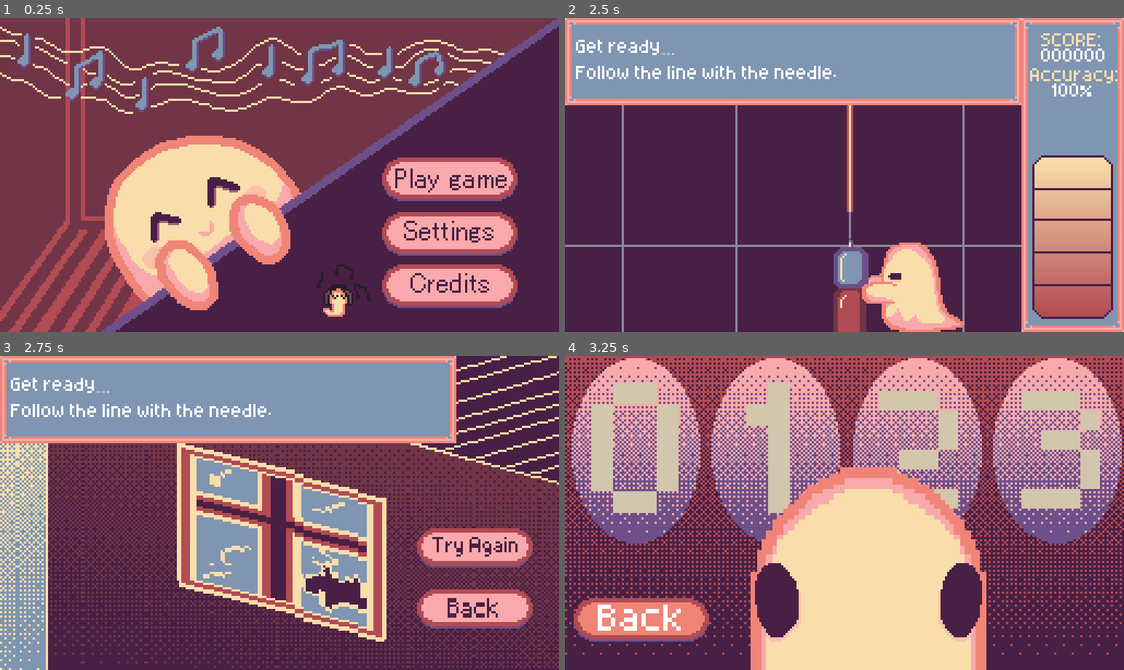
Above: before the commit, frames 1-4 (two rows, left to right).
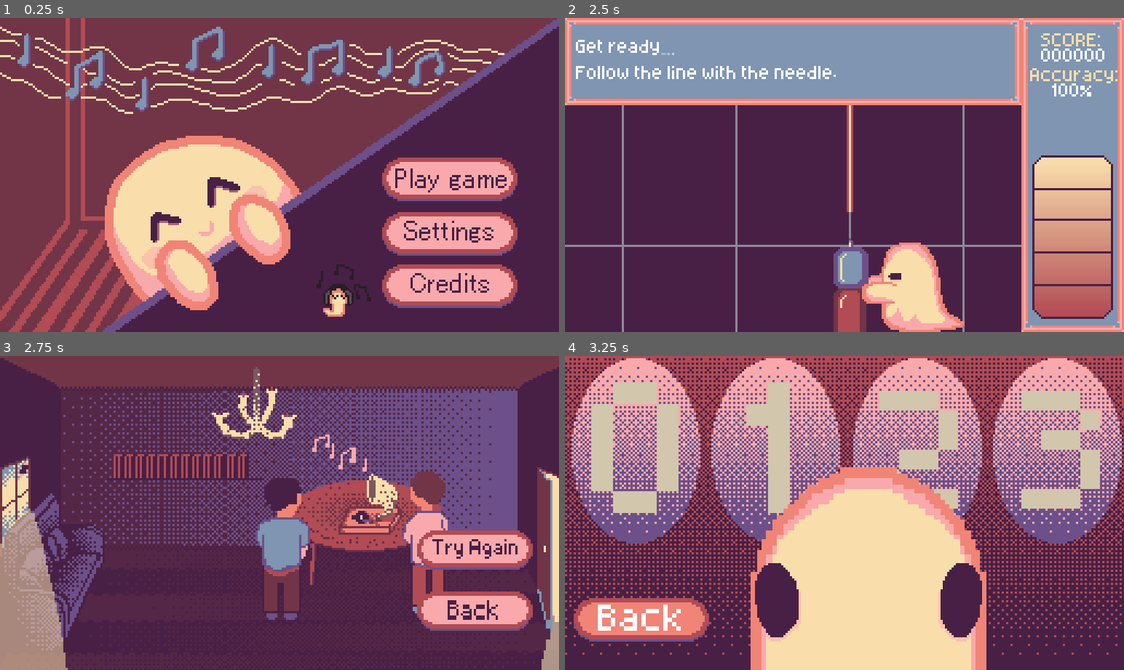
Above: after the commit, the same moments.

Repository: Arturilumae/Shapes
Game: Godot game, scene res://Scenes/MainMenu.tscn
Two runs of this game, one before a commit and one after it. Both use one fixed random seed, a clock stepped at 60 frames per second and the inputs below. Sound files missing from this copy of the repository are replaced by a short silence.
Inputs (mouse positions are in pixels of both pictures, inside the frame that each line leads up to):
- Up to frame 1 (0.25 s): no input
- Up to frame 2 (2.5 s): click (1012, 178) at 0.5 s; tap Enter (ui_accept) at 1.25, 1.52 s; hold E (hop_right) 1.28-2 s; click (637, 112) at 2 s
- Up to frame 3 (2.75 s): no input
- Up to frame 4 (3.25 s): click "Back" at 2.75 s

Frames 1-2 are identical in both runs. In frame 3, 74% of the frame differs, in the area x 0-100%, y 0-100%; in frame 4, nothing differs.

Commit message:
Tutorial work pls

Diff:
--- a/shapes/Scenes/level_0.tscn
+++ b/shapes/Scenes/level_0.tscn
@@ -12,6 +12,7 @@
 [ext_resource type="Texture2D" uid="uid://bqnsb2uuyq4ub" path="res://Art/tutorjal_taust.png" id="9_n6y2o"]
 [ext_resource type="Texture2D" uid="uid://dp5cqhws2qbt3" path="res://Art/taust.png" id="9_ta6og"]
 [ext_resource type="Texture2D" uid="uid://vgxqbl6fwk23" path="res://Art/buttons.png" id="10_488qb"]
+[ext_resource type="Texture2D" uid="uid://bk4ed1hn21wyr" path="res://Art/endScene1-tuba-muusika.png" id="10_bb0r2"]
 [ext_resource type="Texture2D" uid="uid://81d17xi7k6kw" path="res://Art/elud.png" id="10_n5v4w"]
 [ext_resource type="FontFile" uid="uid://oxkynrojvw1d" path="res://Art/aseprite.otf" id="11_koqiv"]
 [ext_resource type="AudioStream" uid="uid://c5be46jjuhsnq" path="res://sfx/move.ogg" id="11_oihvb"]
@@ -44,49 +45,53 @@
 atlas = ExtResource("10_n5v4w")
 region = Rect2(207, 20, 40, 7)
 
-[sub_resource type="AtlasTexture" id="AtlasTexture_oovug"]
-atlas = ExtResource("7_n6y2o")
-region = Rect2(0, 0, 260, 144)
+[sub_resource type="AtlasTexture" id="AtlasTexture_c2wqx"]
+atlas = ExtResource("9_n6y2o")
+region = Rect2(0, 0, 209, 47)
+
+[sub_resource type="StyleBoxTexture" id="StyleBoxTexture_uud5k"]
+texture = SubResource("AtlasTexture_c2wqx")
 
 [sub_resource type="AtlasTexture" id="AtlasTexture_8i23i"]
 atlas = ExtResource("7_n6y2o")
-region = Rect2(260, 0, 260, 144)
+region = Rect2(0, 0, 256, 144)
 
 [sub_resource type="AtlasTexture" id="AtlasTexture_6ssoq"]
 atlas = ExtResource("7_n6y2o")
-region = Rect2(520, 0, 260, 144)
+region = Rect2(261, 0, 256, 144)
 
 [sub_resource type="AtlasTexture" id="AtlasTexture_imks0"]
 atlas = ExtResource("7_n6y2o")
-region = Rect2(780, 0, 260, 144)
+region = Rect2(522, 0, 256, 144)
 
 [sub_resource type="AtlasTexture" id="AtlasTexture_dlmop"]
 atlas = ExtResource("7_n6y2o")
-region = Rect2(1040, 0, 260, 144)
+region = Rect2(783, 0, 256, 144)
 
 [sub_resource type="AtlasTexture" id="AtlasTexture_sda17"]
 atlas = ExtResource("7_n6y2o")
-region = Rect2(1300, 0, 260, 144)
+region = Rect2(1044, 0, 256, 144)
 
 [sub_resource type="AtlasTexture" id="AtlasTexture_1fal7"]
 atlas = ExtResource("7_n6y2o")
-region = Rect2(1560, 0, 260, 144)
+region = Rect2(1305, 0, 256, 144)
 
 [sub_resource type="AtlasTexture" id="AtlasTexture_gcla0"]
 atlas = ExtResource("7_n6y2o")
-region = Rect2(1820, 0, 260, 144)
+region = Rect2(1566, 0, 256, 144)
 
 [sub_resource type="AtlasTexture" id="AtlasTexture_vr6f4"]
 atlas = ExtResource("7_n6y2o")
-region = Rect2(2080, 0, 260, 144)
-
-[sub_resource type="SpriteFrames" id="SpriteFrames_3hmlb"]
+region = Rect2(1827, 0, 256, 144)
+
+[sub_resource type="AtlasTexture" id="AtlasTexture_x5u8r"]
+atlas = ExtResource("7_n6y2o")
+region = Rect2(2088, 0, 256, 144)
+
+[sub_resource type="SpriteFrames" id="SpriteFrames_y32iv"]
 animations = [{
 "frames": [{
 "duration": 1.0,
-"texture": SubResource("AtlasTexture_oovug")
-}, {
-"duration": 1.0,
 "texture": SubResource("AtlasTexture_8i23i")
 }, {
 "duration": 1.0,
@@ -109,30 +114,69 @@
 }, {
 "duration": 1.0,
 "texture": SubResource("AtlasTexture_vr6f4")
+}, {
+"duration": 1.0,
+"texture": SubResource("AtlasTexture_x5u8r")
 }],
 "loop": 0,
 "name": &"lose",
 "speed": 8.0
 }]
 
-[sub_resource type="AtlasTexture" id="AtlasTexture_bb0r2"]
+[sub_resource type="AtlasTexture" id="AtlasTexture_u5cqy"]
+atlas = ExtResource("10_bb0r2")
+region = Rect2(0, 0, 256, 144)
+
+[sub_resource type="AtlasTexture" id="AtlasTexture_u0op5"]
+atlas = ExtResource("10_bb0r2")
+region = Rect2(257, 0, 256, 144)
+
+[sub_resource type="AtlasTexture" id="AtlasTexture_1f27d"]
+atlas = ExtResource("10_bb0r2")
+region = Rect2(514, 0, 256, 144)
+
+[sub_resource type="AtlasTexture" id="AtlasTexture_pm77i"]
+atlas = ExtResource("10_bb0r2")
+region = Rect2(771, 0, 256, 144)
+
+[sub_resource type="AtlasTexture" id="AtlasTexture_xub2v"]
+atlas = ExtResource("10_bb0r2")
+region = Rect2(1028, 0, 256, 144)
+
+[sub_resource type="SpriteFrames" id="SpriteFrames_o6ba6"]
+animations = [{
+"frames": [{
+"duration": 1.0,
+"texture": SubResource("AtlasTexture_u5cqy")
+}, {
+"duration": 1.0,
+"texture": SubResource("AtlasTexture_u0op5")
+}, {
+"duration": 1.0,
+"texture": SubResource("AtlasTexture_1f27d")
+}, {
+"duration": 1.0,
+"texture": SubResource("AtlasTexture_pm77i")
+}, {
+"duration": 1.0,
+"texture": SubResource("AtlasTexture_xub2v")
+}],
+"loop": 1,
+"name": &"win",
+"speed": 5.0
+}]
+
+[sub_resource type="AtlasTexture" id="AtlasTexture_ta6og"]
 atlas = ExtResource("10_488qb")
 region = Rect2(42, 59, 62, 20)
 
-[sub_resource type="AtlasTexture" id="AtlasTexture_y32iv"]
+[sub_resource type="AtlasTexture" id="AtlasTexture_mvupi"]
 atlas = ExtResource("10_488qb")
 region = Rect2(42, 29, 62, 19)
 
-[sub_resource type="AtlasTexture" id="AtlasTexture_o6ba6"]
+[sub_resource type="AtlasTexture" id="AtlasTexture_h4ktm"]
 atlas = ExtResource("10_488qb")
 region = Rect2(41, 92, 62, 20)
-
-[sub_resource type="AtlasTexture" id="AtlasTexture_c2wqx"]
-atlas = ExtResource("9_n6y2o")
-region = Rect2(0, 0, 209, 47)
-
-[sub_resource type="StyleBoxTexture" id="StyleBoxTexture_uud5k"]
-texture = SubResource("AtlasTexture_c2wqx")
 
 [sub_resource type="AtlasTexture" id="AtlasTexture_jtv8s"]
 atlas = ExtResource("10_n5v4w")
@@ -401,27 +445,51 @@
 text = "1"
 horizontal_alignment = 1
 
-[node name="GameOverDim" type="ColorRect" parent="UI" unique_id=1532584922]
+[node name="TutorjalBox" type="PanelContainer" parent="UI" unique_id=523261324]
+offset_right = 209.0
+offset_bottom = 40.0
+theme_override_styles/panel = SubResource("StyleBoxTexture_uud5k")
+
+[node name="MarginContainer" type="MarginContainer" parent="UI/TutorjalBox" unique_id=918633368]
+layout_mode = 2
+theme_override_constants/margin_left = 5
+
+[node name="TutorialLabel" type="Label" parent="UI/TutorjalBox/MarginContainer" unique_id=503626051]
+unique_name_in_owner = true
+layout_mode = 2
+theme_override_fonts/font = ExtResource("11_koqiv")
+theme_override_font_sizes/font_size = 7
+
+[node name="GameOverDim" type="ColorRect" parent="UI" unique_id=1704077787]
 unique_name_in_owner = true
 visible = false
-offset_left = 120.00001
-offset_top = 75.0
+offset_left = 120.0
+offset_top = 76.0
 offset_right = 160.0
-offset_bottom = 115.0
+offset_bottom = 116.0
 scale = Vector2(1.0333623, 0.99849415)
 color = Color(0, 0, 0, 0.49411765)
 
-[node name="GlassBreakSFX" type="AudioStreamPlayer" parent="UI/GameOverDim" unique_id=484143235]
+[node name="GlassBreakSFX" type="AudioStreamPlayer" parent="UI/GameOverDim" unique_id=158975209]
 unique_name_in_owner = true
 stream = ExtResource("6_uu2ix")
-
-[node name="LoseAnimation" type="AnimatedSprite2D" parent="UI/GameOverDim" unique_id=47232556]
-unique_name_in_owner = true
-position = Vector2(5.8062816, -3.0045242)
-sprite_frames = SubResource("SpriteFrames_3hmlb")
+volume_db = -5.0
+
+[node name="LoseAnimation" type="AnimatedSprite2D" parent="UI/GameOverDim" unique_id=1261565187]
+unique_name_in_owner = true
+position = Vector2(11.612577, -4.0060325)
+sprite_frames = SubResource("SpriteFrames_y32iv")
 animation = &"lose"
 
-[node name="MenuButton" type="TextureButton" parent="UI/GameOverDim" unique_id=70455784]
+[node name="WinAnimation" type="AnimatedSprite2D" parent="UI/GameOverDim" unique_id=2029105689]
+unique_name_in_owner = true
+visible = false
+position = Vector2(11.612578, -4.0060325)
+scale = Vector2(0.99999994, 1)
+sprite_frames = SubResource("SpriteFrames_o6ba6")
+animation = &"win"
+
+[node name="MenuButton" type="TextureButton" parent="UI/GameOverDim" unique_id=1590327457]
 texture_filter = 1
 layout_mode = 0
 offset_left = 68.70774
@@ -429,11 +497,11 @@
 offset_right = 130.70773
 offset_bottom = 52.048256
 scale = Vector2(0.8239142, 0.92047614)
-texture_normal = SubResource("AtlasTexture_bb0r2")
-texture_pressed = SubResource("AtlasTexture_y32iv")
-texture_hover = SubResource("AtlasTexture_o6ba6")
-
-[node name="Label" type="Label" parent="UI/GameOverDim/MenuButton" unique_id=1301924230]
+texture_normal = SubResource("AtlasTexture_ta6og")
+texture_pressed = SubResource("AtlasTexture_mvupi")
+texture_hover = SubResource("AtlasTexture_h4ktm")
+
+[node name="Label" type="Label" parent="UI/GameOverDim/MenuButton" unique_id=736277200]
 texture_filter = 1
 layout_mode = 0
 offset_left = 16.720798
@@ -446,7 +514,7 @@
 theme_override_font_sizes/font_size = 7
 text = "Back"
 
-[node name="RestartButton" type="TextureButton" parent="UI/GameOverDim" unique_id=790693396]
+[node name="RestartButton" type="TextureButton" parent="UI/GameOverDim" unique_id=325938147]
 texture_filter = 1
 layout_mode = 0
 offset_left = 68.707756
@@ -454,11 +522,11 @@
 offset_right = 130.70776
 offset_bottom = 24.006031
 scale = Vector2(0.82391405, 0.9204761)
-texture_normal = SubResource("AtlasTexture_bb0r2")
-texture_pressed = SubResource("AtlasTexture_y32iv")
-texture_hover = SubResource("AtlasTexture_o6ba6")
-
-[node name="Label" type="Label" parent="UI/GameOverDim/RestartButton" unique_id=1227742608]
+texture_normal = SubResource("AtlasTexture_ta6og")
+texture_pressed = SubResource("AtlasTexture_mvupi")
+texture_hover = SubResource("AtlasTexture_h4ktm")
+
+[node name="Label" type="Label" parent="UI/GameOverDim/RestartButton" unique_id=1950724462]
 texture_filter = 1
 layout_mode = 0
 offset_left = 8.221727
@@ -471,21 +539,6 @@
 theme_override_font_sizes/font_size = 7
 text = "Try Again"
 
-[node name="TutorjalBox" type="PanelContainer" parent="UI" unique_id=523261324]
-offset_right = 209.0
-offset_bottom = 40.0
-theme_override_styles/panel = SubResource("StyleBoxTexture_uud5k")
-
-[node name="MarginContainer" type="MarginContainer" parent="UI/TutorjalBox" unique_id=918633368]
-layout_mode = 2
-theme_override_constants/margin_left = 5
-
-[node name="TutorialLabel" type="Label" parent="UI/TutorjalBox/MarginContainer" unique_id=503626051]
-unique_name_in_owner = true
-layout_mode = 2
-theme_override_fonts/font = ExtResource("11_koqiv")
-theme_override_font_sizes/font_size = 7
-
 [node name="HealthBar" type="TextureProgressBar" parent="." unique_id=1481913668]
 unique_name_in_owner = true
 offset_left = 214.0
--- a/shapes/Scripts/tutorial.gd
+++ b/shapes/Scripts/tutorial.gd
@@ -4,7 +4,7 @@
 ## the correct key once. After that the chart plays on normally.
 
 @export var forgiving := true                 # no health drain in the tutorial
-@export_file("*.tscn") var next_scene := ""   # optional: scene to load after finishing
+@export_file("*.tscn") var next_scene := "res://Scenes/LevelSelect.tscn"   # optional: scene to load after finishing
 
 @export_group("Tekstikast")
 @export var tutorial_label: Label             # lohista siia TutorialLabel
